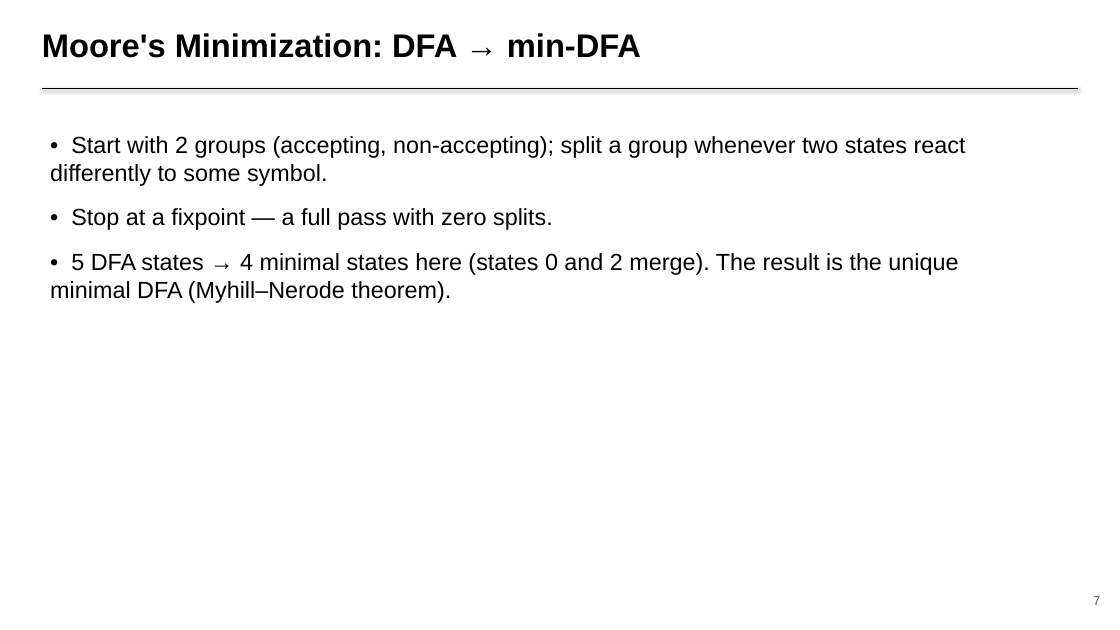
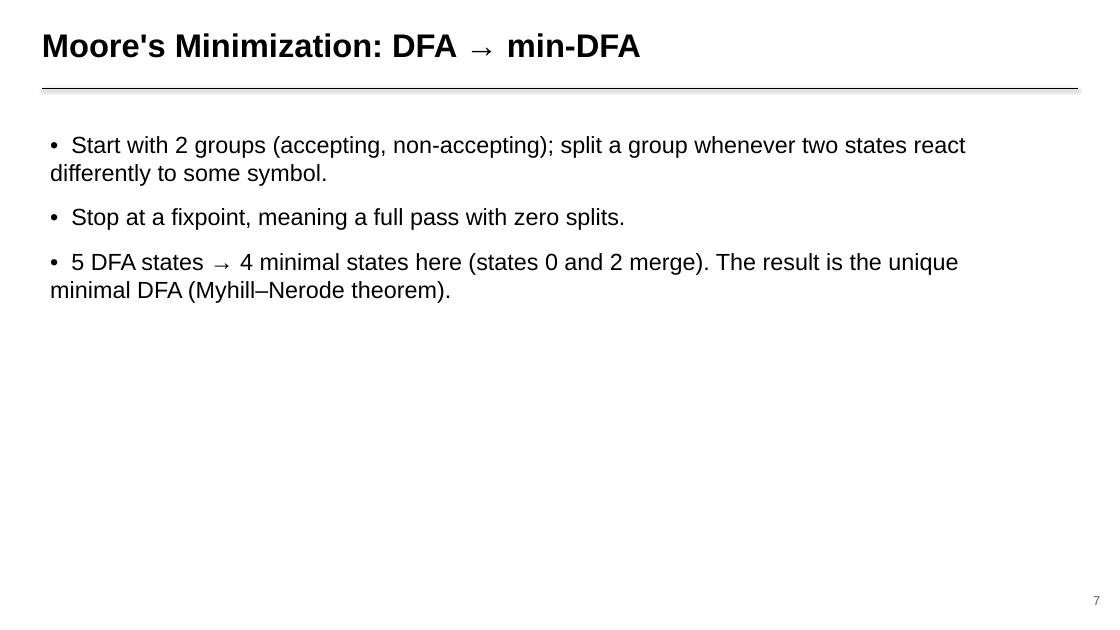
Before and after one commit to Vignesh-P-C/regexlab, a slide deck: slide 7 of docs/presentation.pptx. Drawn at 1120x630 pixels with LibreOffice and Linux fonts; fonts in the diff are those of the drawing. Boxes give left, top, right and bottom in pixels: in the first picture for what was removed or moved away, otherwise in the second. Text is boxed around its words. In the diff, an @@ line names an element or a change of style, - is before the commit and + after.

```diff
--- a/docs/presentation.pptx
+++ b/docs/presentation.pptx
@@ text at <box>71,208,626,230</box>: text changed @@
-• Stop at a fixpoint — a full pass with zero splits.
+• Stop at a fixpoint, meaning a full pass with zero splits.
```
Also in this commit, not shown: 8 other slides changed, 1 other file.
